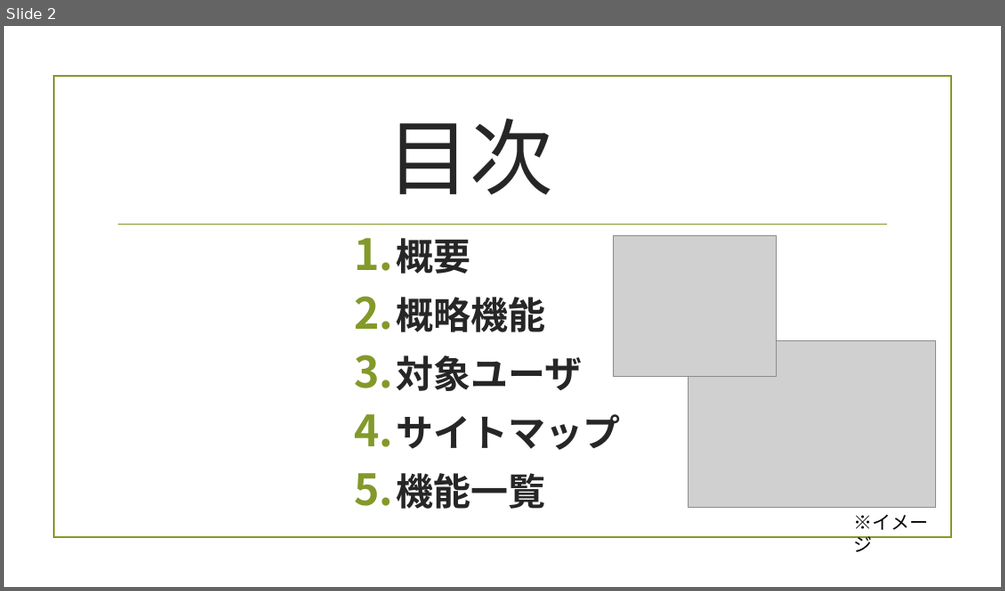
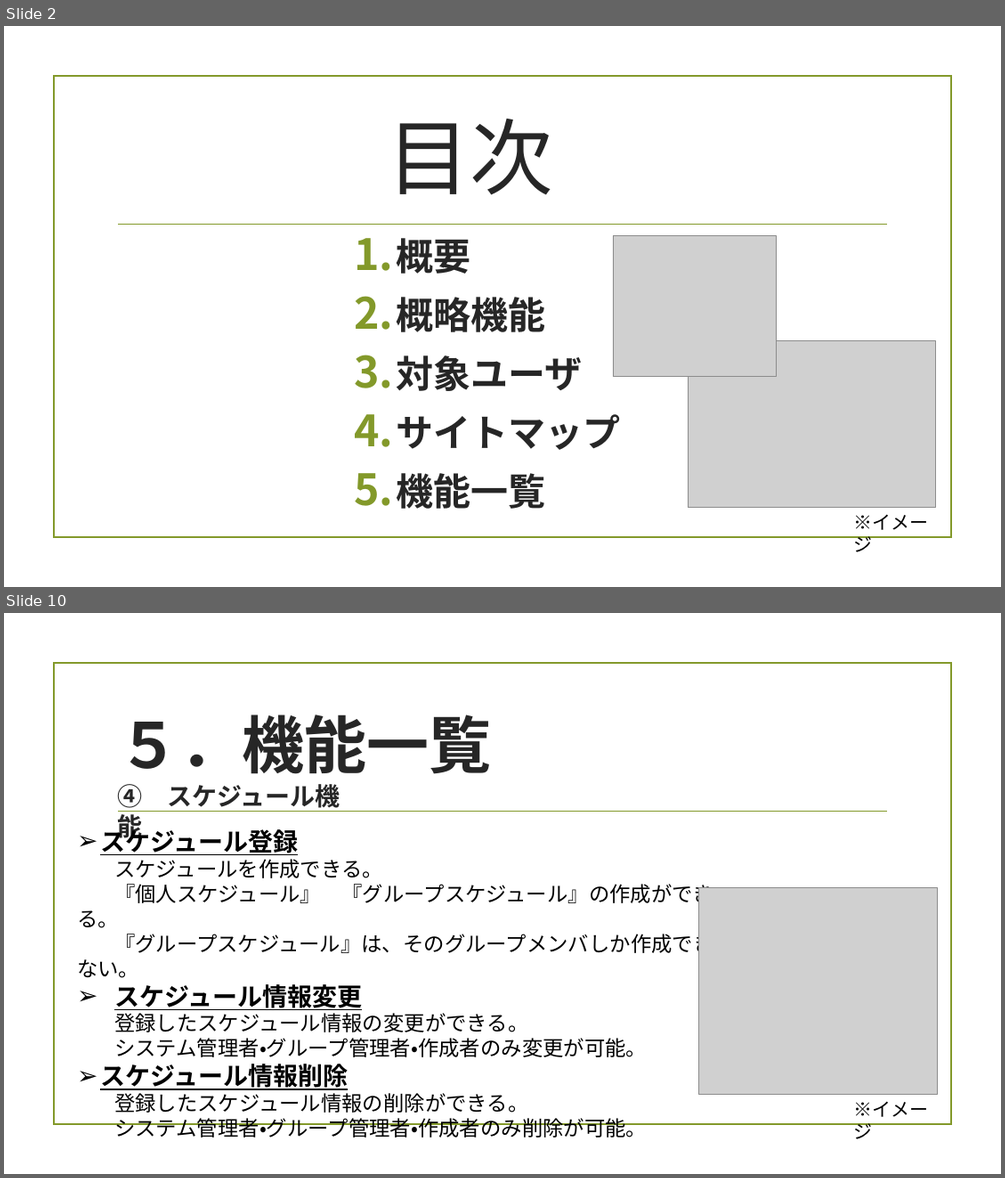
Before and after one commit to ShinjiTanaka2016/originalSite_WeCalendar, a slide deck: WeCalendar/WeCalendar概要書.pptx. Shown one above the other, each under a label of ours: slide 2 before the commit, slides 2 and 10 after it; the slides between them are not shown. The pictures are 1005x591 and 1005x1178 pixels, drawn with LibreOffice and Linux fonts; fonts in the diff are those of the drawing; grey boxes stand for pictures; background and template pictures are left out. Boxes give left, top, right and bottom in pixels: in the first picture for what was removed or moved away, otherwise in the second. Text is boxed around its words. In the diff, an @@ line names an element or a change of style, - is before the commit and + after.

```diff
--- a/WeCalendar/WeCalendar概要書.pptx
+++ b/WeCalendar/WeCalendar概要書.pptx
@@ slide 10 added at box(4, 613, 1001, 1174), background picture (left out); not listed: 2 template elements that a slide beside it also shows @@
@@ text added at box(117, 714, 491, 774), 60 pt, text #262626, bold @@
+５．機能一覧
@@ text added at box(117, 784, 340, 843), 24 pt, text #262626, bold @@
+④ スケジュール機能
@@ text added at box(77, 826, 714, 1137), 20 pt, text #000000 @@
+➢ スケジュール登録
+スケジュールを作成できる。
+『個人スケジュール』 『グループスケジュール』の作成ができる。
+『グループスケジュール』は、そのグループメンバしか作成できない。
+➢ スケジュール情報変更
+登録したスケジュール情報の変更ができる。
+システム管理者・グループ管理者・作成者のみ変更が可能。
+➢ スケジュール情報削除
+登録したスケジュール情報の削除ができる。
+システム管理者・グループ管理者・作成者のみ削除が可能。
@@ picture added at box(699, 887, 938, 1094) @@
@@ text added at box(854, 1101, 929, 1139), 18 pt, text #000000 @@
+※イメージ
```
Also in this commit, not shown: 4 slides changed, 4 other slides added.
